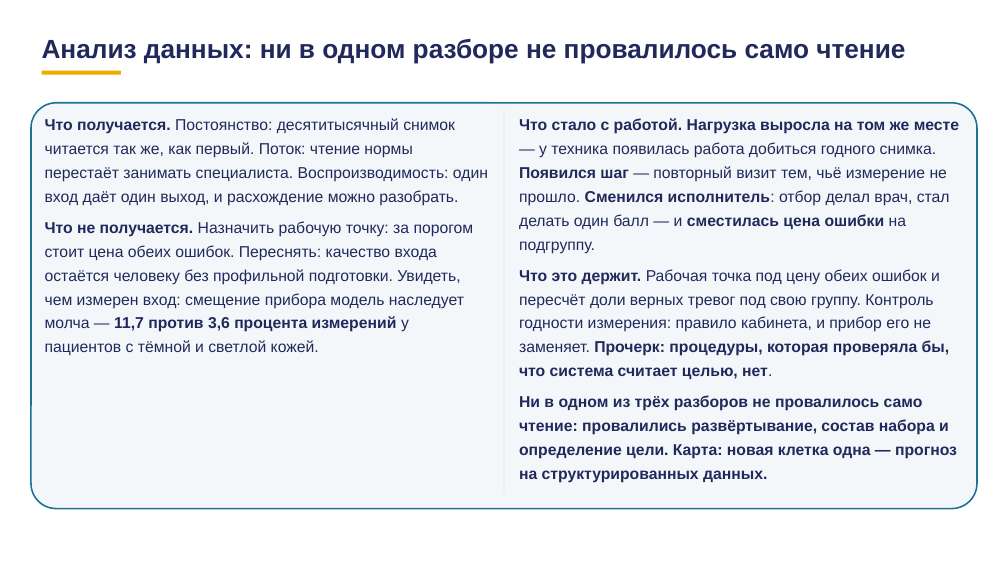
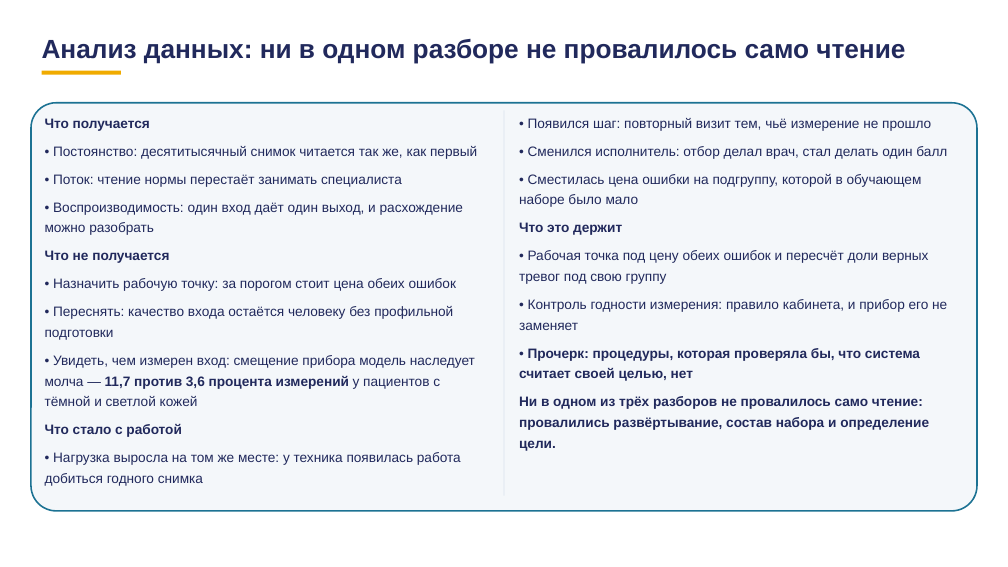
Before and after one commit to tellina-study/AI-usage-lessons, a slide deck: slide 27 of library/lectures/lec-07/rework/deck/lec-07-karkas.pptx (slide 26 before the commit). Drawn at 1008x567 pixels with LibreOffice and Linux fonts; fonts in the diff are those of the drawing. Boxes give left, top, right and bottom in pixels: in the first picture for what was removed or moved away, otherwise in the second. Text is boxed around its words. In the diff, an @@ line names an element or a change of style, - is before the commit and + after.

```diff
--- a/library/lectures/lec-07/rework/deck/lec-07-karkas.pptx
+++ b/library/lectures/lec-07/rework/deck/lec-07-karkas.pptx
@@ text at bbox=[45, 118, 477, 486]: text changed; size 15 to 13 pt @@
-Что получается. Постоянство: десятитысячный снимок читается так же, как первый. Поток: чтение нормы перестаёт занимать специалиста. Воспроизводимость: один вход даёт один выход, и расхождение можно разобрать.
-Что не получается. Назначить рабочую точку: за порогом стоит цена обеих ошибок. Переснять: качество входа остаётся человеку без профильной подготовки. Увидеть, чем измерен вход: смещение прибора модель наследует молча — 11,7 против 3,6 процента измерений у пациентов с тёмной и светлой кожей.
+Что получается
+• Постоянство: десятитысячный снимок читается так же, как первый
+• Поток: чтение нормы перестаёт занимать специалиста
+• Воспроизводимость: один вход даёт один выход, и расхождение можно разобрать
+Что не получается
+• Назначить рабочую точку: за порогом стоит цена обеих ошибок
+• Переснять: качество входа остаётся человеку без профильной подготовки
+• Увидеть, чем измерен вход: смещение прибора модель наследует молча — 11,7 против 3,6 процента измерений у пациентов с тёмной и светлой кожей
+Что стало с работой
+• Нагрузка выросла на том же месте: у техника появилась работа добиться годного снимка
@@ text at bbox=[519, 118, 947, 451]: text changed; size 15 to 13 pt; bold off @@
-Что стало с работой. Нагрузка выросла на том же месте — у техника появилась работа добиться годного снимка. Появился шаг — повторный визит тем, чьё измерение не прошло. Сменился исполнитель: отбор делал врач, стал делать один балл — и сместилась цена ошибки на подгруппу.
-Что это держит. Рабочая точка под цену обеих ошибок и пересчёт доли верных тревог под свою группу. Контроль годности измерения: правило кабинета, и прибор его не заменяет. Прочерк: процедуры, которая проверяла бы, что система считает целью, нет.
-Ни в одном из трёх разборов не провалилось само чтение: провалились развёртывание, состав набора и определение цели. Карта: новая клетка одна — прогноз на структурированных данных.
+• Появился шаг: повторный визит тем, чьё измерение не прошло
+• Сменился исполнитель: отбор делал врач, стал делать один балл
+• Сместилась цена ошибки на подгруппу, которой в обучающем наборе было мало
+Что это держит
+• Рабочая точка под цену обеих ошибок и пересчёт доли верных тревог под свою группу
+• Контроль годности измерения: правило кабинета, и прибор его не заменяет
+• Прочерк: процедуры, которая проверяла бы, что система считает своей целью, нет
+Ни в одном из трёх разборов не провалилось само чтение: провалились развёртывание, состав набора и определение цели.
```
Also in this commit, not shown: 78 other slides changed, 10 slides added, 3 slides removed, 1 other file.
